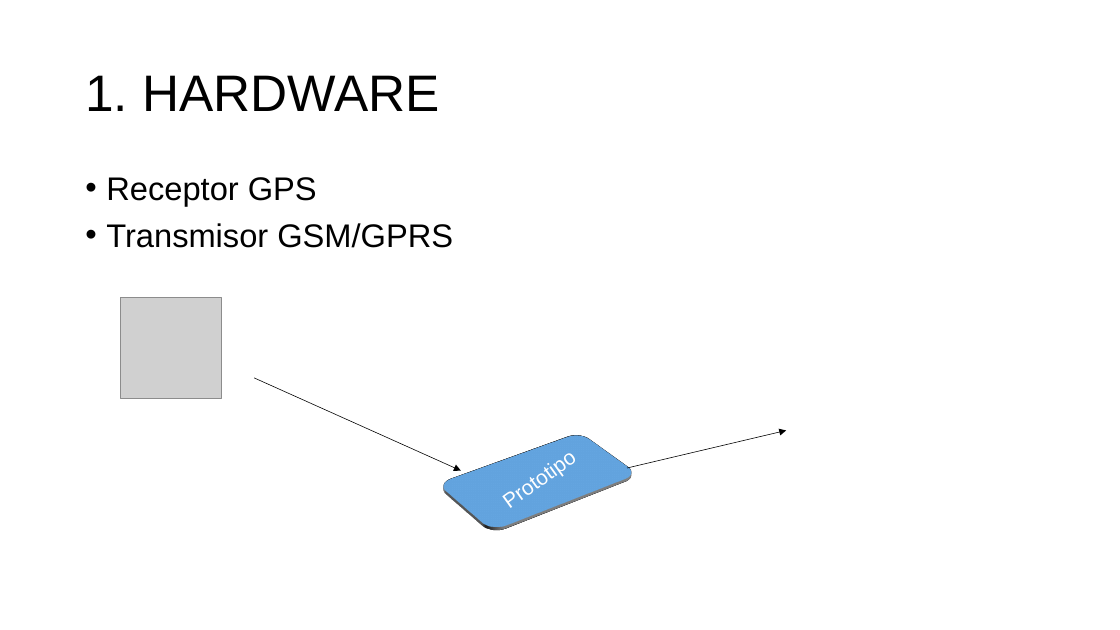
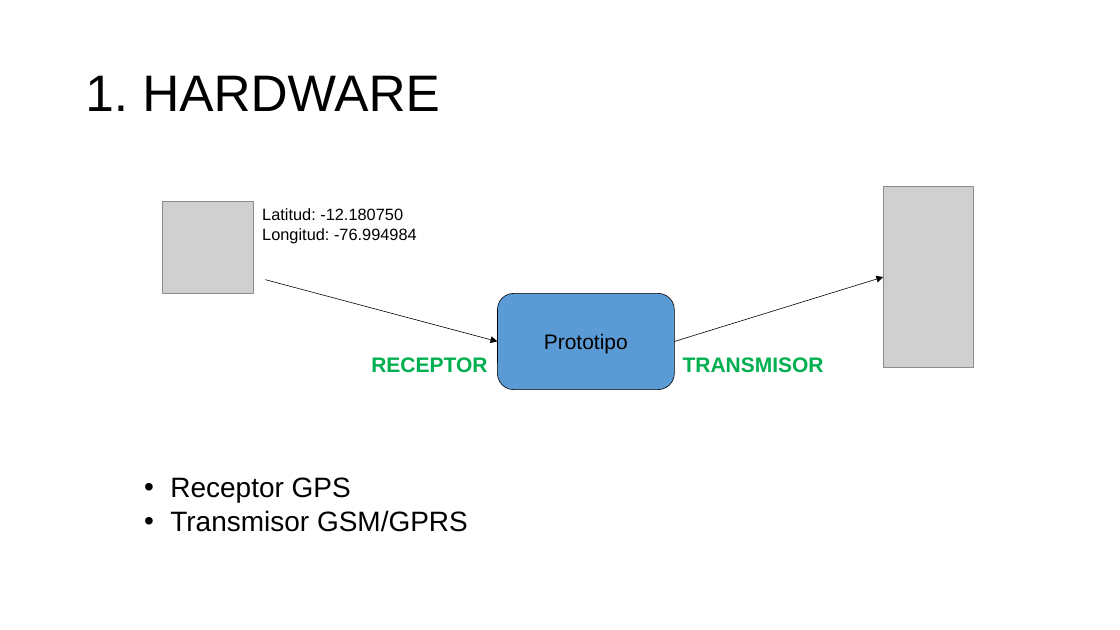
Before and after one commit to aludena18/Tesis, a slide deck: slide 13 of Telelocalización y Captura de Imágenes.pptx (slide 12 before the commit). Drawn at 1120x630 pixels with LibreOffice and Linux fonts; fonts in the diff are those of the drawing; grey boxes stand for pictures. Boxes give left, top, right and bottom in pixels: in the first picture for what was removed or moved away, otherwise in the second. Text is boxed around its words. In the diff, an @@ line names an element or a change of style, - is before the commit and + after.

Commit message:
ppt

```diff
--- a/Telelocalización y Captura de Imágenes.pptx
+++ b/Telelocalización y Captura de Imágenes.pptx
@@ picture added at (162, 202, 254, 293) @@
@@ text added at (262, 208, 417, 243), 14 pt, text #000000 @@
+Latitud: -12.180750
+Longitud: -76.994984
@@ picture added at (884, 187, 974, 367) @@
@@ picture removed at (121, 297, 222, 398) @@
@@ arrow moved from (255, 378) - (461, 471) to (266, 280) - (497, 342) @@
@@ rounded rectangle "Prototipo": place and size @@
-rounded rectangle "Prototipo" at (450, 430, 628, 526)
+rounded rectangle "Prototipo" at (497, 293, 675, 389)
@@ rounded rectangle "Prototipo" at (497, 293, 675, 389): text colour #FFFFFF to #000000; outline #FFFFFF 2.75 pt to #000000 0.5 pt; shadow off @@
@@ arrow moved from (627, 468) - (786, 430) to (675, 342) - (884, 277) @@
@@ text added at (371, 357, 487, 373), 18 pt, text #00B050, bold @@
+RECEPTOR
@@ text added at (683, 357, 824, 373), 18 pt, text #00B050, bold @@
+TRANSMISOR
@@ text "Receptor GPS": place and size @@
-text "Receptor GPS" at (106, 177, 453, 248)
+text "Receptor GPS" at (170, 477, 468, 532)
@@ text "Receptor GPS" at (170, 477, 468, 532): size 28 to 24 pt; indent changed; line spacing 0.9 to 1; less space between paragraphs @@
```
Also in this commit, not shown: 2 other slides changed, 2 slides added.
